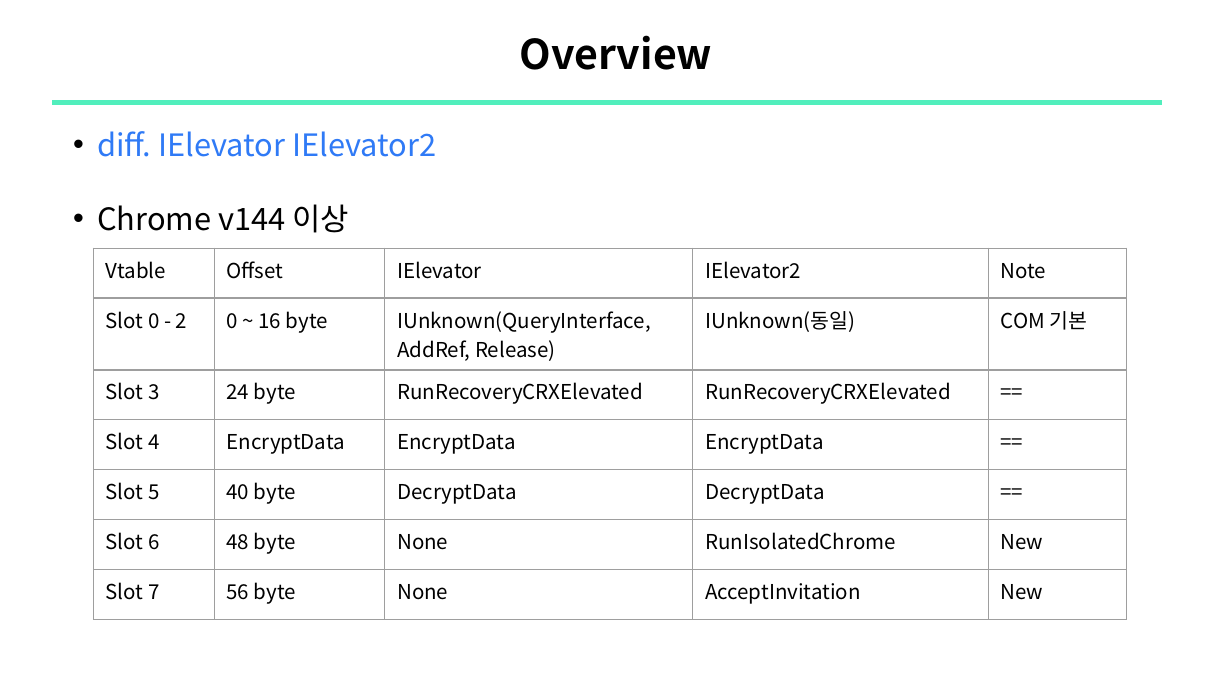
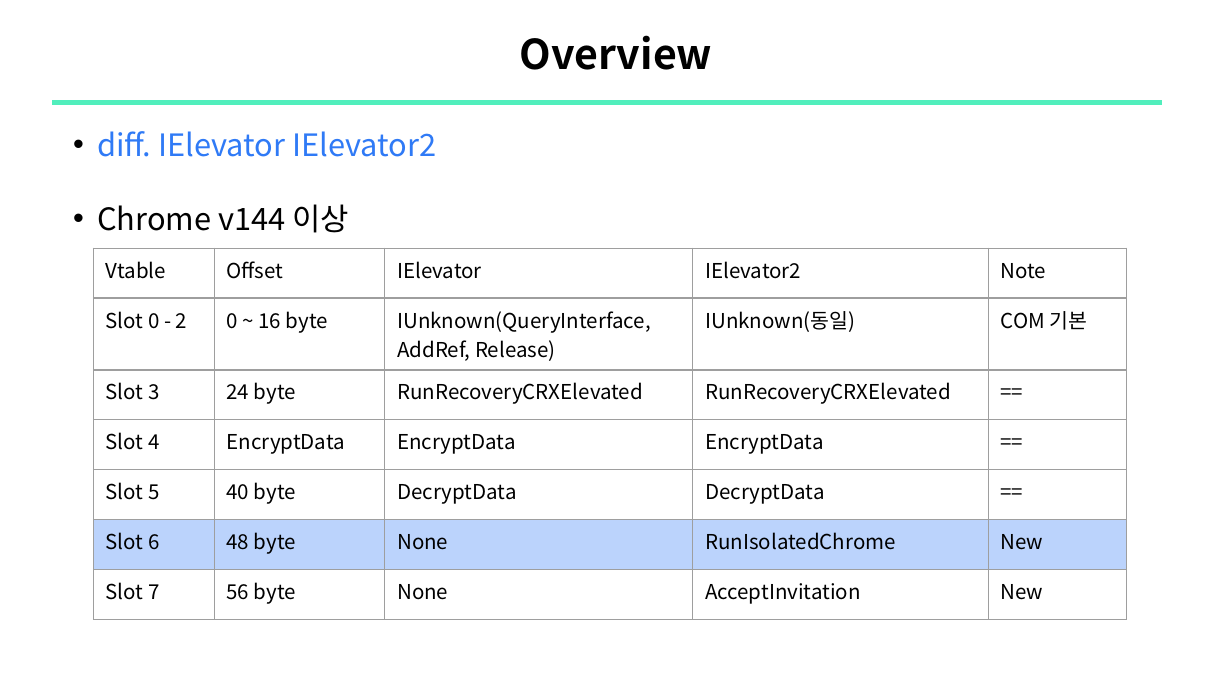
Before and after one commit to sewonpark-sec/SSL-Seminar, a slide deck: slide 6 of 15_Chrome_PW_Decryption.pptx. Drawn at 1232x693 pixels with LibreOffice and Linux fonts; fonts in the diff are those of the drawing. Boxes give left, top, right and bottom in pixels: in the first picture for what was removed or moved away, otherwise in the second. Text is boxed around its words. In the diff, an @@ line names an element or a change of style, - is before the commit and + after.

```diff
--- a/15_Chrome_PW_Decryption.pptx
+++ b/15_Chrome_PW_Decryption.pptx
@@ table at (x1=94, y1=248, x2=1129, y2=609) @@
@@ fill none to #BBD3FC in row 6 @@
```
Also in this commit, not shown: 1 other slide changed, 1 slide added.
